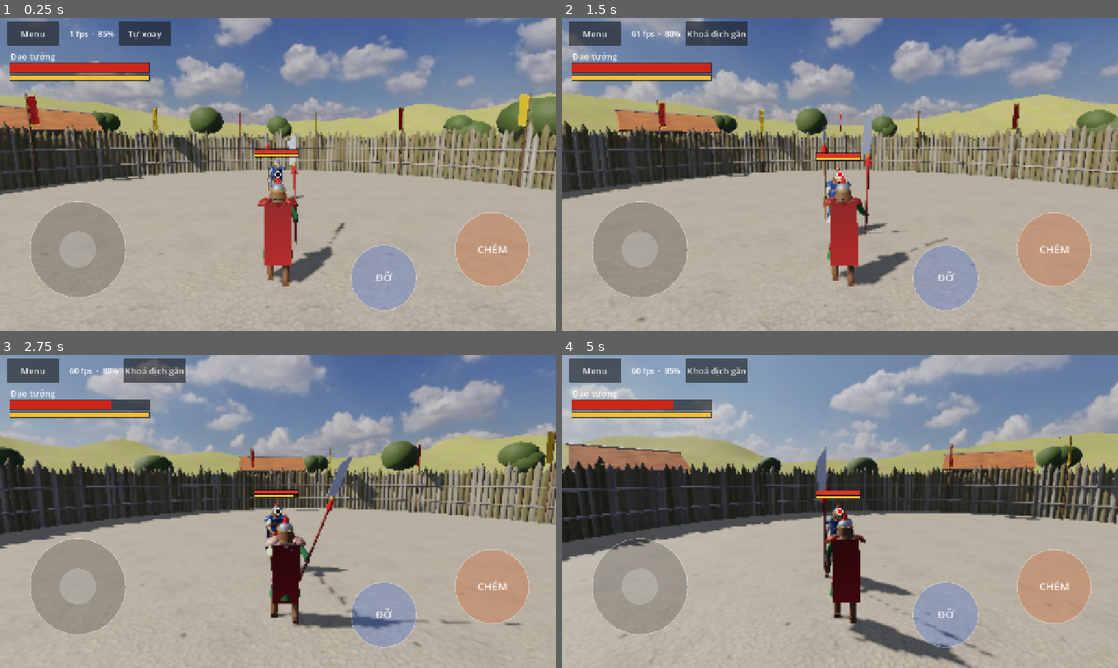
Above: before the commit, frames 1-4 (two rows, left to right).
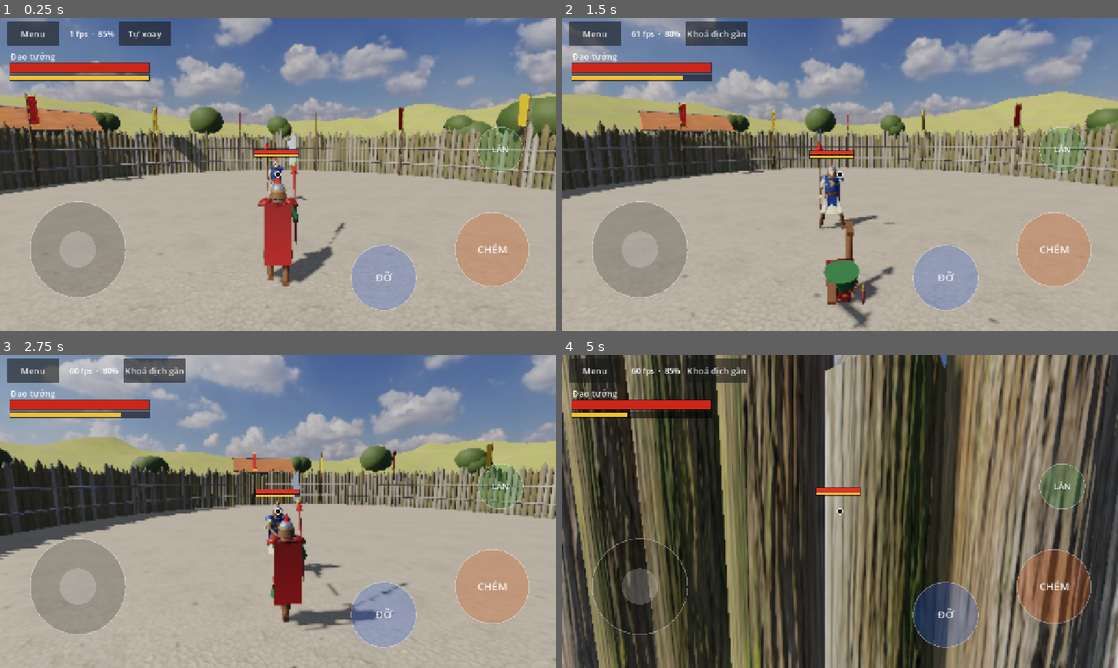
Above: after the commit, the same moments.

Repository: quanace11/MountBladeMobile
Game: Godot game, scene res://scenes/match.tscn
Two runs of this game, one before a commit and one after it. Both use one fixed random seed, a clock stepped at 60 frames per second and the inputs below. This scene is started directly instead of the project's main scene.
Inputs (mouse positions are in pixels of both pictures, inside the frame that each line leads up to):
- Up to frame 1 (0.25 s): no input
- Up to frame 2 (1.5 s): click "Tự xoay" at 0.5 s; move the mouse to (962, 158) at 1.27 s; hold Right from 1.28 s (still down); hold Space from 1.28 s (still down); click (962, 158) at 1.42 s
- Up to frame 3 (2.75 s): release Right at 2 s; release Space at 2 s; drag from (166, 527) to (250, 574) at 2.02 s
- Up to frame 4 (5 s): move the mouse to (895, 442) at 2.77 s; hold Right 2.78-3.5 s; hold Space 2.78-3.5 s; tap K at 2.85 s; drag from (812, 574) to (673, 464) at 3.52 s; move the mouse to (1006, 558) at 4.27 s; hold Left from 4.28 s (still down); hold Space from 4.28 s (still down); tap L at 4.35 s

The runs differ from the first frame. In frame 1, 0.6% of the frame differs, in the area x 45-95%, y 34-59%; in frame 2, 19%; in frame 3, 23%; in frame 4, 91%, in the area x 0-100%, y 0-100%.

Commit message:
Solo nhiều người dễ hơn: nút LĂN né, nhớ lệnh chém bấm sớm, đao không quét ra sau lưng, đi nhanh hơn
- Lăn né (nút LĂN trên nút CHÉM, Space trên PC): lộn 2,6 m theo hướng joystick, miễn trúng
  0,28 giây đầu, tốn 20 thể lực.
- Nhả nút chém khi đang chém dở, đang thu vũ khí (hoặc sắp hết khựng/lăn) thì nhớ lệnh và chém
  ngay khi rảnh; trước đây lệnh bị bỏ nên bấm mà không chém. Không đủ thể lực thì thanh thể lực
  nháy đỏ.
- Nút CHÉM: kéo ngay thì gồng thẳng theo hướng kéo, không gồng bổ trước rồi gồng lại.
- Tay cầm vũ khí nội suy theo góc Euler thay vì quaternion: đổi hướng gồng trái <-> phải
  không còn quét đao vòng ra sau lưng.
- Đi nhanh hơn 0,5 m/s, tăng tốc 9 -> 14, giảm tốc 12 -> 18; đi ngang, đi lùi bớt chậm.

Co-Authored-By: Claude Opus 5.5 <noreply@anthropic.com>
Claude-Session: https://claude.ai/code/session_01QffKCiTfakvzQeGmkV1Yqv

Diff:
--- a/config/characters/dao_tuong.tres
+++ b/config/characters/dao_tuong.tres
@@ -10,11 +10,11 @@
 max_hp = 110.0
 max_stamina = 100.0
 stamina_regen = 16.0
-move_speed = 3.0
-acceleration = 9.0
-deceleration = 12.0
-strafe_speed_mult = 0.8
-backward_speed_mult = 0.6
+move_speed = 3.5
+acceleration = 14.0
+deceleration = 18.0
+strafe_speed_mult = 0.85
+backward_speed_mult = 0.65
 turn_speed_deg = 330.0
 body_radius = 0.4
 weapon = ExtResource("2_w")
--- a/config/characters/kiem_tuong.tres
+++ b/config/characters/kiem_tuong.tres
@@ -10,11 +10,11 @@
 max_hp = 95.0
 max_stamina = 110.0
 stamina_regen = 20.0
-move_speed = 3.4
-acceleration = 9.0
-deceleration = 12.0
-strafe_speed_mult = 0.8
-backward_speed_mult = 0.6
+move_speed = 3.9
+acceleration = 14.0
+deceleration = 18.0
+strafe_speed_mult = 0.85
+backward_speed_mult = 0.65
 turn_speed_deg = 400.0
 body_radius = 0.4
 weapon = ExtResource("2_w")
--- a/config/characters/thuong_tuong.tres
+++ b/config/characters/thuong_tuong.tres
@@ -10,11 +10,11 @@
 max_hp = 100.0
 max_stamina = 100.0
 stamina_regen = 18.0
-move_speed = 3.2
-acceleration = 9.0
-deceleration = 12.0
-strafe_speed_mult = 0.8
-backward_speed_mult = 0.6
+move_speed = 3.7
+acceleration = 14.0
+deceleration = 18.0
+strafe_speed_mult = 0.85
+backward_speed_mult = 0.65
 turn_speed_deg = 360.0
 body_radius = 0.4
 weapon = ExtResource("2_w")
--- a/config/combat_rules.tres
+++ b/config/combat_rules.tres
@@ -17,3 +17,9 @@
 turn_mult_attack = 0.5
 allow_windup_cancel_to_block = true
 stamina_regen_delay = 0.8
+attack_buffer_time = 0.35
+dodge_time = 0.4
+dodge_distance = 2.6
+dodge_iframes = 0.28
+dodge_stamina_cost = 20.0
+dodge_recovery = 0.15
--- a/config/input/touch.tres
+++ b/config/input/touch.tres
@@ -15,6 +15,8 @@
 block_button_radius = 75.0
 attack_button_center = Vector2(0.885, 0.74)
 attack_button_radius = 85.0
+dodge_button_center = Vector2(0.9, 0.42)
+dodge_button_radius = 52.0
 show_attack_hint = false
 ignore_top_ratio = 0.13
 look_zone_bottom_ratio = 0.5
--- a/src/audio/audio_director.gd
+++ b/src/audio/audio_director.gd
@@ -40,6 +40,7 @@
 func _on_event(e: Dictionary) -> void:
 	match e["type"]:
 		&"attack_released": _play(_swing, -6.0)
+		&"dodge": _play(_swing, -4.0, 0.6)
 		&"blocked": _play(_block)
 		&"parried": _play(_parry, 2.0)
 		&"guard_broken": _play(_guard_break, 2.0)
--- a/src/data/combat_rules.gd
+++ b/src/data/combat_rules.gd
@@ -25,5 +25,15 @@
 @export var turn_mult_attack: float = 0.5
 ## Được hủy gồng để chuyển sang đỡ (như Mount & Blade).
 @export var allow_windup_cancel_to_block: bool = true
+## Nhả nút chém khi đang chém hoặc đang thu vũ khí thì luôn nhớ lệnh và chém ngay khi rảnh.
+## Đang khựng, đang lăn thì chỉ nhớ nếu còn ít hơn khoảng này (giây) là rảnh.
+@export var attack_buffer_time: float = 0.35
+## Lăn né: thời gian lăn, quãng đường, thời gian miễn trúng tính từ lúc bắt đầu lăn,
+## thể lực mất, thời gian đứng dậy sau khi lăn (giây, mét).
+@export var dodge_time: float = 0.4
+@export var dodge_distance: float = 2.6
+@export var dodge_iframes: float = 0.28
+@export var dodge_stamina_cost: float = 20.0
+@export var dodge_recovery: float = 0.15
 ## Thể lực bắt đầu hồi sau khi dùng (giây).
 @export var stamina_regen_delay: float = 0.8
--- a/src/data/input_config.gd
+++ b/src/data/input_config.gd
@@ -24,6 +24,9 @@
 ## Đặt cách mép đủ xa để còn chỗ kéo về mọi hướng.
 @export var attack_button_center: Vector2 = Vector2(0.885, 0.74)
 @export var attack_button_radius: float = 85.0
+## Nút LĂN (phía trên nút CHÉM): bấm để lăn né theo hướng joystick, không đi thì lăn lùi.
+@export var dodge_button_center: Vector2 = Vector2(0.9, 0.42)
+@export var dodge_button_radius: float = 52.0
 ## Mũi tên báo hướng đòn của địch. Mặc định tắt: người chơi đọc hướng từ động tác gồng.
 @export var show_attack_hint: bool = false
 ## Tự ngắm với kiểu chém bằng vuốt: nửa phải, phần phía trên tỉ lệ này (0..1) là vùng kéo
--- a/src/data/pose_set.gd
+++ b/src/data/pose_set.gd
@@ -11,9 +11,9 @@
 @export var windup_up_pos := Vector3(0.15, 1.75, 0.1)
 @export var windup_up_rot := Vector3(50, 0, 0)
 @export var windup_left_pos := Vector3(-0.35, 1.35, 0.05)
-@export var windup_left_rot := Vector3(-90, 110, 0)
+@export var windup_left_rot := Vector3(-90, 95, 0)
 @export var windup_right_pos := Vector3(0.45, 1.35, 0.05)
-@export var windup_right_rot := Vector3(-90, -110, 0)
+@export var windup_right_rot := Vector3(-90, -95, 0)
 @export var windup_thrust_pos := Vector3(0.42, 1.05, 0.3)
 @export var windup_thrust_rot := Vector3(-82, -5, 0)
 @export_group("Chém")
--- a/src/input/keyboard_controller.gd
+++ b/src/input/keyboard_controller.gd
@@ -1,10 +1,11 @@
 class_name KeyboardController
 extends RefCounted
 ## Bàn phím để thử nhanh trên PC.
-## WASD: đi. Q/E: xoay người. Giữ I/J/K/L: gồng trên/trái/đâm/phải, nhả để chém. Giữ phím mũi tên: đỡ theo hướng đó.
+## WASD: đi. Q/E: xoay người. Space: lăn né. Giữ I/J/K/L: gồng trên/trái/đâm/phải, nhả để chém. Giữ phím mũi tên: đỡ theo hướng đó.
 
 var _held_attack: int = Dir.NONE
 var _release := false
+var _space_down := false
 
 const ATTACK_KEYS := {KEY_I: Dir.UP, KEY_K: Dir.THRUST, KEY_J: Dir.LEFT, KEY_L: Dir.RIGHT}
 const BLOCK_KEYS := {KEY_UP: Dir.UP, KEY_DOWN: Dir.THRUST, KEY_LEFT: Dir.LEFT, KEY_RIGHT: Dir.RIGHT}
@@ -25,6 +26,14 @@
 	if Input.is_key_pressed(KEY_Q): v -= 1.0
 	if Input.is_key_pressed(KEY_E): v += 1.0
 	return v
+
+
+## true một lần mỗi lần ấn Space.
+func consume_dodge() -> bool:
+	var now := Input.is_key_pressed(KEY_SPACE)
+	var pressed := now and not _space_down
+	_space_down = now
+	return pressed
 
 
 func block_dir() -> int:
--- a/src/input/player_command_source.gd
+++ b/src/input/player_command_source.gd
@@ -33,6 +33,9 @@
 	c.has_face = free_aim
 	c.face_yaw = yaw
 
+	# Gọi cả hai để bàn phím luôn cập nhật trạng thái phím.
+	var key_dodge := keyboard.consume_dodge()
+	c.dodge = touch.consume_dodge() or key_dodge
 	c.block_dir = touch.block_dir()
 	if c.block_dir == Dir.NONE:
 		c.block_dir = keyboard.block_dir()
--- a/src/input/touch_controller.gd
+++ b/src/input/touch_controller.gd
@@ -1,6 +1,7 @@
 class_name TouchController
 extends Node
 ## Nhận chạm đa điểm. Nửa trái là joystick di chuyển. Nửa phải:
+## Nút LĂN phía trên nút CHÉM.
 ## - Kiểu nút (mặc định): nút CHÉM và nút ĐỠ sát góc phải dưới, giữ và kéo để chọn hướng;
 ##   khi tự ngắm thì mọi chỗ trống còn lại là vùng kéo để xoay người.
 ## - Kiểu vuốt: vùng vuốt chém (GestureParser), nút ĐỠ hoặc vuốt gấp khúc;
@@ -26,6 +27,12 @@
 var attack_button_dir: int = Dir.NONE
 var attack_touch_pos := Vector2.ZERO
 var _attack_release_dir: int = Dir.NONE
+var _attack_down_ms: int = 0
+## Giữ nút CHÉM mà chưa kéo quá khoảng này (ms) thì mới gồng bổ. Kéo ngay thì gồng thẳng
+## theo hướng kéo, không phải gồng bổ rồi gồng lại từ đầu.
+const ATTACK_DEFAULT_DELAY_MS := 150
+var dodge_index: int = -1
+var _dodge_pending := false
 ## Hệ số cỡ nút, hệ số độ nhạy xoay (từ cài đặt người chơi).
 var button_scale := 1.0
 var look_mult := 1.0
@@ -60,6 +67,14 @@
 
 func attack_button_radius() -> float:
 	return cfg.attack_button_radius * button_scale
+
+
+func dodge_button_center() -> Vector2:
+	return cfg.dodge_button_center * get_viewport().get_visible_rect().size
+
+
+func dodge_button_radius() -> float:
+	return cfg.dodge_button_radius * button_scale
 
 
 func _input(event: InputEvent) -> void:
@@ -81,11 +96,14 @@
 	if pos.y < size.y * cfg.ignore_top_ratio:
 		return
 	var right_side := pos.x >= size.x * cfg.left_zone_ratio
-	if attack_button and attack_index == -1 and pos.distance_to(attack_button_center()) <= attack_button_radius():
+	if dodge_index == -1 and pos.distance_to(dodge_button_center()) <= dodge_button_radius():
+		dodge_index = index
+		_dodge_pending = true
+	elif attack_button and attack_index == -1 and pos.distance_to(attack_button_center()) <= attack_button_radius():
 		attack_index = index
 		attack_touch_pos = pos
-		# Bấm là gồng bổ ngay; kéo đi hướng khác thì đổi hướng.
-		attack_button_dir = Dir.UP
+		attack_button_dir = Dir.NONE
+		_attack_down_ms = Time.get_ticks_msec()
 	elif uses_block_button() and block_index == -1 and pos.distance_to(block_button_center()) <= block_button_radius():
 		block_index = index
 		block_touch_pos = pos
@@ -131,9 +149,12 @@
 	elif index == combat_index:
 		combat_index = -1
 		combat.touch_up(pos)
+	elif index == dodge_index:
+		dodge_index = -1
 	elif index == attack_index:
 		attack_index = -1
-		_attack_release_dir = attack_button_dir
+		# Bấm rồi nhả không kéo là bổ.
+		_attack_release_dir = attack_button_dir if attack_button_dir != Dir.NONE else Dir.UP
 		attack_button_dir = Dir.NONE
 	elif index == block_index:
 		block_index = -1
@@ -147,6 +168,13 @@
 	var a := deg_to_rad(_look_accum * cfg.look_sensitivity_deg * look_mult)
 	_look_accum = 0.0
 	return a
+
+
+## true một lần sau khi bấm nút LĂN.
+func consume_dodge() -> bool:
+	var d := _dodge_pending
+	_dodge_pending = false
+	return d
 
 
 ## Vector joystick theo màn hình, x sang phải, y xuống dưới, độ dài 0..1.
@@ -162,6 +190,8 @@
 func attack_dir() -> int:
 	if attack_button_dir != Dir.NONE:
 		return attack_button_dir
+	if attack_index != -1 and Time.get_ticks_msec() - _attack_down_ms >= ATTACK_DEFAULT_DELAY_MS:
+		return Dir.UP
 	return combat.attack_dir
 
 
--- a/src/sim/combat/combat_resolver.gd
+++ b/src/sim/combat/combat_resolver.gd
@@ -23,12 +23,15 @@
 
 
 ## Địch đầu tiên (gần nhất) nằm trong tầm và cung chém. Không có thì trả về null.
-static func find_target(attacker: FighterState, fighters: Array[FighterState]) -> FighterState:
+## Có ctx thì bỏ qua địch đang lăn trong lúc miễn trúng.
+static func find_target(attacker: FighterState, fighters: Array[FighterState], ctx: SimContext = null) -> FighterState:
 	var w := attacker.def.weapon
 	var best: FighterState = null
 	var best_dist := INF
 	for t in fighters:
 		if t == attacker or not t.is_alive() or t.team == attacker.team:
+			continue
+		if ctx and FighterSim.is_invulnerable(t, ctx):
 			continue
 		var dist := attacker.pos.distance_to(t.pos)
 		if dist > w.reach + t.def.body_radius:
@@ -44,7 +47,7 @@
 static func resolve_impact(attacker: FighterState, fighters: Array[FighterState], ctx: SimContext, tick: int, events: Array) -> void:
 	var rules := ctx.rules
 	var w := attacker.def.weapon
-	var target := find_target(attacker, fighters)
+	var target := find_target(attacker, fighters, ctx)
 	if target == null:
 		events.append({"type": &"miss", "id": attacker.id, "dir": attacker.attack_dir})
 		attacker.set_state(S.RECOVERY, ctx.ticks(w.recovery_time))
--- a/src/sim/command/fighter_command.gd
+++ b/src/sim/command/fighter_command.gd
@@ -10,6 +10,8 @@
 var attack_release: bool = false
 ## Hướng đỡ (Dir). NONE = không đỡ.
 var block_dir: int = Dir.NONE
+## true ở tick người chơi bấm lăn né. Hướng lăn là hướng move, không đi thì lăn lùi.
+var dodge: bool = false
 ## Người chơi tự ngắm: true thì tướng quay mặt về face_yaw thay vì tự nhìn địch gần nhất.
 var has_face: bool = false
 ## Góc muốn quay mặt tới (cùng quy ước FighterState.yaw).
@@ -17,7 +19,7 @@
 
 
 func to_dict() -> Dictionary:
-	return {"m": [move.x, move.y], "a": attack_dir, "r": attack_release, "b": block_dir, "hf": has_face, "fy": face_yaw}
+	return {"m": [move.x, move.y], "a": attack_dir, "r": attack_release, "b": block_dir, "hf": has_face, "fy": face_yaw, "d": dodge}
 
 
 static func from_dict(d: Dictionary) -> FighterCommand:
@@ -27,5 +29,6 @@
 	c.attack_release = bool(d["r"])
 	c.block_dir = int(d["b"])
 	c.has_face = bool(d.get("hf", false))
+	c.dodge = bool(d.get("d", false))
 	c.face_yaw = float(d.get("fy", 0.0))
 	return c
--- a/src/sim/fighter/fighter_sim.gd
+++ b/src/sim/fighter/fighter_sim.gd
@@ -10,14 +10,33 @@
 	if not f.is_alive():
 		return
 	var w := f.def.weapon
+	if cmd.dodge and (f.state == S.IDLE or f.state == S.BLOCK or f.state == S.WINDUP):
+		if f.stamina >= ctx.rules.dodge_stamina_cost:
+			_start_dodge(f, cmd, ctx, events)
+			return
+		events.append({"type": &"no_stamina", "id": f.id})
 	match f.state:
 		S.IDLE:
 			if cmd.block_dir != Dir.NONE:
 				_start_block(f, cmd.block_dir, tick)
-			elif cmd.attack_dir != Dir.NONE and f.stamina >= w.attack_stamina_cost:
-				_start_windup(f, cmd.attack_dir, events)
-				if cmd.attack_release:
-					f.release_queued = true
+			elif cmd.attack_dir != Dir.NONE or (f.buffered_attack_dir != Dir.NONE and tick <= f.buffered_until):
+				var buffered := cmd.attack_dir == Dir.NONE
+				var d := f.buffered_attack_dir if buffered else cmd.attack_dir
+				if f.stamina >= w.attack_stamina_cost:
+					_start_windup(f, d, events)
+					f.release_queued = cmd.attack_release or buffered
+				elif cmd.attack_release or buffered:
+					events.append({"type": &"no_stamina", "id": f.id})
+				f.buffered_attack_dir = Dir.NONE
+		S.RELEASE, S.RECOVERY, S.STAGGER, S.DODGE:
+			# Bấm chém sớm khi đang bận: nhớ lệnh để chém ngay khi rảnh. Đang chém, đang thu thì
+			# luôn nhớ (chém liên hoàn); đang khựng, đang lăn thì chỉ nhớ khi sắp hết.
+			if cmd.attack_release and cmd.attack_dir != Dir.NONE:
+				var free_in := _ticks_until_free(f, ctx)
+				var chaining := f.state == S.RELEASE or f.state == S.RECOVERY
+				if chaining or free_in <= ctx.ticks(ctx.rules.attack_buffer_time):
+					f.buffered_attack_dir = cmd.attack_dir
+					f.buffered_until = tick + free_in + 2
 		S.WINDUP:
 			if cmd.block_dir != Dir.NONE and ctx.rules.allow_windup_cancel_to_block:
 				_start_block(f, cmd.block_dir, tick)
@@ -38,6 +57,35 @@
 				f.block_dir = cmd.block_dir
 				f.block_started_tick = tick
 				events.append({"type": &"block_changed", "id": f.id, "dir": f.block_dir})
+
+
+static func _start_dodge(f: FighterState, cmd: FighterCommand, ctx: SimContext, events: Array) -> void:
+	var d := cmd.move
+	f.dodge_dir = d.normalized() if d.length() > 0.2 else -f.forward()
+	f.stamina = maxf(0.0, f.stamina - ctx.rules.dodge_stamina_cost)
+	f.stamina_wait = ctx.ticks(ctx.rules.stamina_regen_delay)
+	f.attack_dir = Dir.NONE
+	f.block_dir = Dir.NONE
+	f.release_queued = false
+	f.buffered_attack_dir = Dir.NONE
+	f.set_state(S.DODGE, ctx.ticks(ctx.rules.dodge_time))
+	events.append({"type": &"dodge", "id": f.id})
+
+
+## Số tick còn lại trước khi tướng rảnh tay (về IDLE).
+static func _ticks_until_free(f: FighterState, ctx: SimContext) -> int:
+	var w := f.def.weapon
+	match f.state:
+		S.RELEASE:
+			return ctx.ticks(w.release_time) - f.state_ticks + ctx.ticks(w.recovery_time)
+		S.DODGE:
+			return f.state_duration - f.state_ticks + ctx.ticks(ctx.rules.dodge_recovery)
+	return maxi(0, f.state_duration - f.state_ticks)
+
+
+## Đang lăn và còn trong lúc miễn trúng.
+static func is_invulnerable(f: FighterState, ctx: SimContext) -> bool:
+	return f.state == S.DODGE and f.state_ticks < ctx.ticks(ctx.rules.dodge_iframes)
 
 
 static func _start_block(f: FighterState, d: int, tick: int) -> void:
@@ -69,6 +117,9 @@
 				f.stamina_wait = ctx.ticks(ctx.rules.stamina_regen_delay)
 				f.set_state(S.RELEASE)
 				events.append({"type": &"attack_released", "id": f.id, "dir": f.attack_dir})
+		S.DODGE:
+			if f.state_ticks >= f.state_duration:
+				f.set_state(S.RECOVERY, ctx.ticks(ctx.rules.dodge_recovery))
 		S.RECOVERY, S.STAGGER:
 			if f.state_ticks >= f.state_duration:
 				f.attack_dir = Dir.NONE
@@ -89,6 +140,13 @@
 static func move_and_face(f: FighterState, cmd: FighterCommand, face_target: Vector2, has_target: bool, ctx: SimContext) -> void:
 	if not f.is_alive():
 		f.velocity = Vector2.ZERO
+		return
+	if f.state == S.DODGE:
+		# Lăn: lao nhanh theo hướng đã chọn rồi chậm dần, không xoay người.
+		var t := float(f.state_ticks) / maxf(1.0, f.state_duration)
+		var speed := ctx.rules.dodge_distance / ctx.rules.dodge_time / 0.75
+		f.velocity = f.dodge_dir * speed * (1.0 - 0.5 * t)
+		f.pos += f.velocity * ctx.dt
 		return
 	var mult := 1.0
 	match f.state:
--- a/src/sim/fighter/fighter_state.gd
+++ b/src/sim/fighter/fighter_state.gd
@@ -2,7 +2,7 @@
 extends RefCounted
 ## Trạng thái một tướng trong sim. Chỉ là dữ liệu, không có Node.
 
-enum State { IDLE, WINDUP, RELEASE, RECOVERY, BLOCK, STAGGER, DEAD }
+enum State { IDLE, WINDUP, RELEASE, RECOVERY, BLOCK, STAGGER, DEAD, DODGE }
 
 var id: int = 0
 var team: int = 0
@@ -22,6 +22,11 @@
 var release_queued: bool = false
 var block_dir: int = Dir.NONE
 var block_started_tick: int = -1000
+## Lệnh chém nhả lúc đang bận, chờ chém khi rảnh (NONE = không có) và tick hết hạn.
+var buffered_attack_dir: int = Dir.NONE
+var buffered_until: int = -1
+## Hướng lăn né (độ dài 1) khi ở trạng thái DODGE.
+var dodge_dir: Vector2 = Vector2.ZERO
 ## Đang khựng vì đòn mình bị đỡ (vũ khí bị dội lại), khác với khựng vì bị trúng đòn.
 var recoil: bool = false
 ## Tick còn lại trước khi thể lực bắt đầu hồi.
@@ -60,6 +65,7 @@
 		"state": state, "sticks": state_ticks, "sdur": state_duration,
 		"adir": attack_dir, "rq": release_queued, "bdir": block_dir,
 		"bstart": block_started_tick, "swait": stamina_wait, "rc": recoil,
+		"bad": buffered_attack_dir, "bu": buffered_until, "dd": [dodge_dir.x, dodge_dir.y],
 		"vel": [velocity.x, velocity.y],
 	}
 
@@ -83,5 +89,9 @@
 	f.block_started_tick = int(d["bstart"])
 	f.stamina_wait = int(d["swait"])
 	f.recoil = bool(d.get("rc", false))
+	f.buffered_attack_dir = int(d.get("bad", Dir.NONE))
+	f.buffered_until = int(d.get("bu", -1))
+	var dd: Array = d.get("dd", [0.0, 0.0])
+	f.dodge_dir = Vector2(dd[0], dd[1])
 	f.velocity = Vector2(d["vel"][0], d["vel"][1])
 	return f
--- a/src/ui/hud.gd
+++ b/src/ui/hud.gd
@@ -11,6 +11,8 @@
 var _mode_btn: Button
 var _end_panel: PanelContainer
 var _end_label: Label
+## Thanh thể lực nháy đỏ khi bấm chém/lăn mà không đủ thể lực.
+var _stamina_flash := 0.0
 
 
 func setup(p_runner: MatchRunner, p_quality: QualityManager) -> void:
@@ -48,11 +50,19 @@
 
 	_build_end_panel()
 	EventBus.match_over.connect(_on_match_over)
+	EventBus.sim_event.connect(_on_sim_event)
 
 
 func _exit_tree() -> void:
 	if EventBus.match_over.is_connected(_on_match_over):
 		EventBus.match_over.disconnect(_on_match_over)
+	if EventBus.sim_event.is_connected(_on_sim_event):
+		EventBus.sim_event.disconnect(_on_sim_event)
+
+
+func _on_sim_event(e: Dictionary) -> void:
+	if e["type"] == &"no_stamina" and e["id"] == runner.player_id:
+		_stamina_flash = 1.0
 
 
 func _button(text: String) -> Button:
@@ -102,7 +112,8 @@
 	_end_panel.position = (get_viewport_rect().size - _end_panel.size) * 0.5
 
 
-func _process(_delta: float) -> void:
+func _process(delta: float) -> void:
+	_stamina_flash = maxf(0.0, _stamina_flash - delta * 2.5)
 	_fps_label.text = "%d fps  ·  %d%%" % [Engine.get_frames_per_second(), roundi(quality.scale * 100.0)]
 	queue_redraw()
 
@@ -112,6 +123,8 @@
 		return
 	var p := runner.player()
 	_draw_bar(Vector2(24, 104), Vector2(320, 22), p.hp / p.def.max_hp, Color(0.8, 0.15, 0.1))
+	if _stamina_flash > 0.0:
+		draw_rect(Rect2(Vector2(20, 128), Vector2(328, 20)), Color(1, 0.1, 0.05, _stamina_flash * 0.8))
 	_draw_bar(Vector2(24, 132), Vector2(320, 12), p.stamina / p.def.max_stamina, Color(0.95, 0.75, 0.2))
 	draw_string(_font, Vector2(24, 96), p.def.display_name, HORIZONTAL_ALIGNMENT_LEFT, -1, 20, Color.WHITE)
 
--- a/src/ui/touch_overlay.gd
+++ b/src/ui/touch_overlay.gd
@@ -1,6 +1,6 @@
 class_name TouchOverlay
 extends Control
-## Vẽ joystick, nút CHÉM, nút ĐỠ, nét vuốt và vùng kéo xoay người. Chỉ đọc TouchController.
+## Vẽ joystick, nút CHÉM, nút ĐỠ, nút LĂN, nét vuốt và vùng kéo xoay người. Chỉ đọc TouchController.
 
 var touch: TouchController
 var _font: Font
@@ -30,6 +30,12 @@
 	draw_arc(origin, cfg.joystick_radius, 0, TAU, 40, white, 2.0)
 	var knob := origin + touch.move_vector() * cfg.joystick_radius
 	draw_circle(knob, cfg.joystick_radius * 0.38, Color(1, 1, 1, 0.45 if touch.joy_index != -1 else 0.2))
+
+	var dc := touch.dodge_button_center()
+	var dr := touch.dodge_button_radius()
+	draw_circle(dc, dr, Color(0.25, 0.6, 0.3, 0.5 if touch.dodge_index != -1 else 0.28))
+	draw_arc(dc, dr, 0, TAU, 32, Color(1, 1, 1, 0.35), 2.0)
+	draw_string(_font, dc + Vector2(-dr, 7), "LĂN", HORIZONTAL_ALIGNMENT_CENTER, dr * 2.0, 20, Color(1, 1, 1, 0.9))
 
 	if touch.attack_button:
 		_draw_button(touch.attack_button_center(), touch.attack_button_radius(), "CHÉM", touch.attack_index != -1,
--- a/src/view/fighter_view.gd
+++ b/src/view/fighter_view.gd
@@ -45,6 +45,10 @@
 
 var _flash := 0.0
 var _jolt := 0.0
+## Góc vũ khí hiện tại (độ, Euler). Nội suy theo góc chứ không theo quaternion để vũ khí
+## luôn đi vòng phía trước người, không quét ra sau lưng khi đổi hướng.
+var _hand_rot := Vector3.ZERO
+var _body_scale := Vector3.ONE
 var _gait := 0.0
 var _gait_amount := 0.0
 var _local_vel := Vector2.ZERO
@@ -63,6 +67,7 @@
 	var p: Array = poses.get_pose("idle")
 	_hand.position = p[0]
 	_hand.rotation_degrees = p[1]
+	_hand_rot = p[1]
 	_left_hand_target = poses.shield_idle_pos
 
 
@@ -125,7 +130,8 @@
 	_armor_mat = Mats.shader(LAMELLAR, {"tint": def.armor_color, "lace": Color(0.78, 0.58, 0.22)})
 
 	_body = Node3D.new()
-	_body.scale = Vector3.ONE * (def.height / 1.8)
+	_body_scale = Vector3.ONE * (def.height / 1.8)
+	_body.scale = _body_scale
 	add_child(_body)
 
 	_pelvis = Node3D.new()
@@ -260,6 +266,7 @@
 		_body.rotation.x = lerpf(0.0, deg_to_rad(82.0), ease(_death_t, 0.4))
 		_gait_amount = 0.0
 	else:
+		_update_roll(cur, alpha)
 		_update_hand_pose(cur, delta)
 		_update_torso(cur, delta)
 	_update_gait(cur, delta)
@@ -307,11 +314,28 @@
 		target = [target[0] + Vector3(0.0, -0.05, 0.14) * _jolt, target[1]]
 	var k := 1.0 - exp(-speed * delta)
 	_hand.position = _hand.position.lerp(target[0], k)
-	var q_to := Basis.from_euler(target[1] * (PI / 180.0)).get_rotation_quaternion()
-	_hand.quaternion = _hand.quaternion.slerp(q_to, k)
+	_hand_rot = _hand_rot.lerp(target[1], k)
+	_hand.rotation_degrees = _hand_rot
 
 	var shield_target := poses.shield_block_pos if cur.state == S.BLOCK else poses.shield_idle_pos
 	_left_hand_target = _left_hand_target.lerp(shield_target, 1.0 - exp(-poses.blend_speed * 1.6 * delta))
+
+
+## Lăn né: cả người lộn một vòng quanh hông theo hướng lăn.
+func _update_roll(cur: FighterState, alpha: float) -> void:
+	if cur.state != S.DODGE:
+		_body.transform = Transform3D(Basis.from_scale(_body_scale), Vector3.ZERO)
+		return
+	var t := clampf((cur.state_ticks + alpha) / maxf(1.0, cur.state_duration), 0.0, 1.0)
+	var d := Basis(Vector3.UP, -rotation.y) * Vector3(cur.dodge_dir.x, 0.0, cur.dodge_dir.y)
+	var axis := Vector3.UP.cross(d)
+	if axis.length() < 0.01:
+		return
+	var rot := Basis(axis.normalized(), TAU * ease(t, -1.6))
+	var pivot := Vector3(0, 0.6, 0) * _body_scale
+	# Hạ thấp người lúc đang lộn để không lơ lửng.
+	var origin := pivot - rot * pivot - Vector3(0, 0.25 * sin(PI * t), 0)
+	_body.transform = Transform3D(rot * Basis.from_scale(_body_scale), origin)
 
 
 ## Thân trên xoay theo hướng gồng/chém, ngả khi bổ hoặc bị khựng. Đầu giữ nhìn về trước.
--- /dev/null
+++ b/tests/test_dodge_buffer.gd
@@ -0,0 +1,72 @@
+extends TestBase
+## Nhớ lệnh chém bấm sớm, lăn né.
+
+
+## A chém hụt (B ở xa), rồi nhả lệnh chém lần hai ngay lúc đang thu vũ khí: phải chém tiếp chứ không mất lệnh.
+func test_attack_released_during_recovery_is_buffered() -> void:
+	var sim := make_sim()
+	var ids := face_off(sim, "dao_tuong", "dao_tuong", 8.0)
+	var a := sim.state.get_fighter(ids[0])
+	var released := 0
+	var sent_second := false
+	for t in 90:
+		var c := FighterCommand.new()
+		if t == 0:
+			c = cmd(Dir.RIGHT, true)
+		elif a.state == FighterState.State.RECOVERY and not sent_second:
+			c = cmd(Dir.UP, true)
+			sent_second = true
+		for e in sim.step({ids[0]: c}):
+			if e["type"] == &"attack_released" and e["id"] == ids[0]:
+				released += 1
+	check(sent_second, "có lúc đang thu vũ khí")
+	check_eq(released, 2, "lệnh chém bấm lúc đang thu vũ khí vẫn được chém")
+
+
+func test_buffer_expires() -> void:
+	var sim := make_sim()
+	var ids := face_off(sim, "dao_tuong", "dao_tuong", 8.0)
+	var a := sim.state.get_fighter(ids[0])
+	a.set_state(FighterState.State.STAGGER, sim.ctx.ticks(1.0))
+	sim.step({ids[0]: cmd(Dir.UP, true)})
+	var released := false
+	for t in 60:
+		for e in sim.step({}):
+			if e["type"] == &"attack_started":
+				released = true
+	check(not released, "bấm quá sớm (trước khi hết khựng lâu) thì không tự chém")
+
+
+func test_dodge_moves_and_avoids_hit() -> void:
+	var sim := make_sim()
+	var ids := face_off(sim, "dao_tuong", "dao_tuong", 1.5)
+	var b := sim.state.get_fighter(ids[1])
+	var start := b.pos
+	var hit := false
+	var missed := false
+	for t in 40:
+		var cb := FighterCommand.new()
+		var a := sim.state.get_fighter(ids[0])
+		# B lăn ngang đúng lúc A vừa nhả đòn.
+		cb.dodge = a.state == FighterState.State.RELEASE and a.state_ticks == 1
+		cb.move = Vector2(1, 0)
+		for e in sim.step({ids[0]: cmd(Dir.UP, t == 0), ids[1]: cb}):
+			if e["type"] == &"hit":
+				hit = true
+			if e["type"] == &"miss":
+				missed = true
+	check(not hit and missed, "đang lăn thì đòn chém hụt")
+	check(b.pos.distance_to(start) > 2.0, "lăn đi được quãng dài (%.2f m)" % b.pos.distance_to(start))
+	check(b.stamina < b.def.max_stamina, "lăn tốn thể lực")
+
+
+func test_no_dodge_without_stamina() -> void:
+	var sim := make_sim()
+	var ids := face_off(sim, "dao_tuong", "dao_tuong", 5.0)
+	var a := sim.state.get_fighter(ids[0])
+	a.stamina = 5.0
+	var c := FighterCommand.new()
+	c.dodge = true
+	var events := sim.step({ids[0]: c})
+	check(a.state != FighterState.State.DODGE, "hết thể lực thì không lăn")
+	check(events.any(func(e): return e["type"] == &"no_stamina"), "báo hết thể lực")
Not shown, added: tests/test_dodge_buffer.gd.uid
